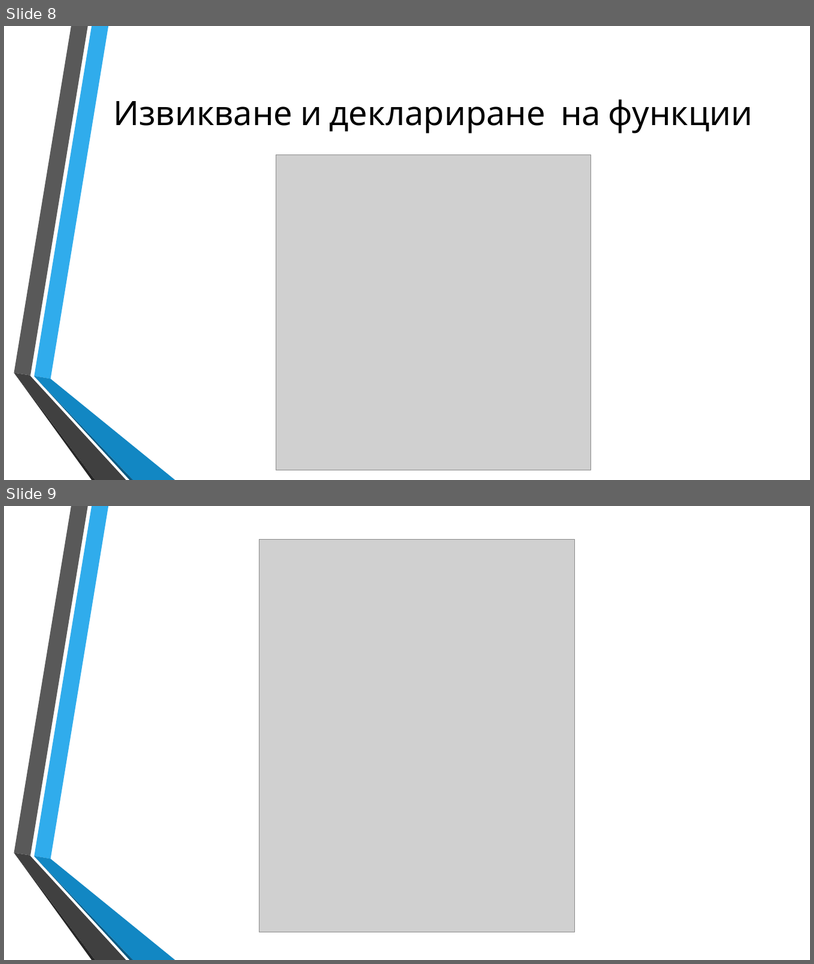
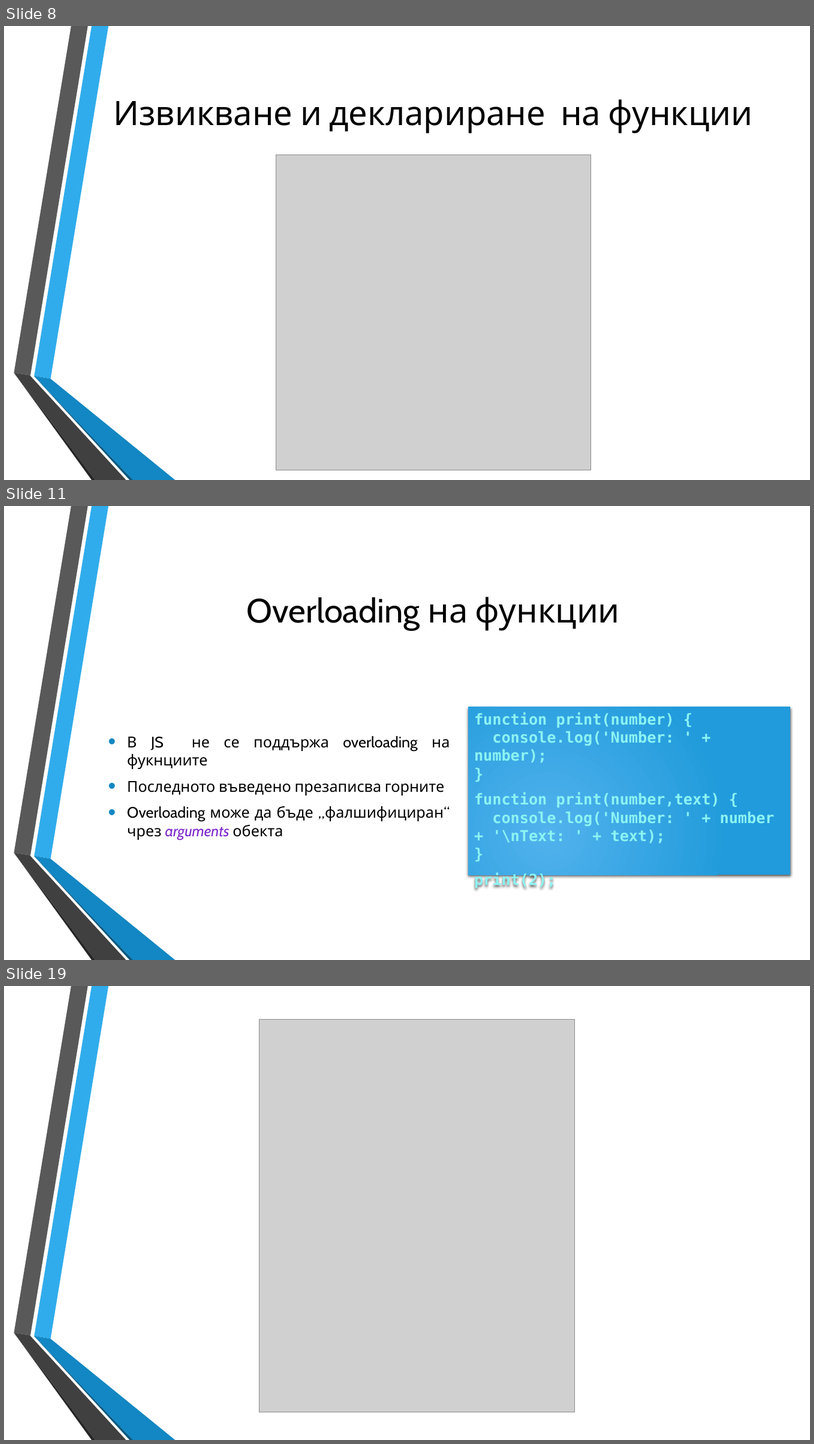
Before and after one commit to dnmitev/IT-Academy, a slide deck: JS Fundamentals/7.Functions/JS-Functions.pptx. Shown one above the other, each under a label of ours: slides 8 and 9 before the commit, slides 8, 11 and 19 after it; the slides between them are not shown. The pictures are 814x964 and 814x1444 pixels, drawn with LibreOffice and Linux fonts; fonts in the diff are those of the drawing; grey boxes stand for pictures; background and template pictures are left out. Boxes give left, top, right and bottom in pixels: in the first picture for what was removed or moved away, otherwise in the second. Text is boxed around its words. In the diff, an @@ line names an element or a change of style, - is before the commit and + after.

Commit message:
functions lecture is done

```diff
--- a/JS Fundamentals/7.Functions/JS-Functions.pptx
+++ b/JS Fundamentals/7.Functions/JS-Functions.pptx
@@ slide 11 added at (x1=4, y1=506, x2=810, y2=960), background picture (left out); not listed: 6 template elements that a slide beside it also shows @@
@@ title added at (x1=247, y1=597, x2=620, y2=631), 40 pt, text #000000 @@
+Overloading на функции
@@ rectangle added at (x1=468, y1=707, x2=791, y2=875), fill gradient #51B3ED to #219CDB, 18 pt, text #8CF4F2, bold @@
+function print(number) {
+console.log('Number: ' + number);
+}
+function print(number,text) {
+console.log('Number: ' + number + '\nText: ' + text);
+}
+print(2);
@@ text added at (x1=127, y1=736, x2=450, y2=840), 18 pt, text #000000 @@
+• В JS не се поддържа overloading на фукнциите
+• Последното въведено презаписва горните
+• Overloading може да бъде „фалшифициран“ чрез arguments обекта
@@ what was slide 9 is now slide 19 @@
```
Also in this commit, not shown: 1 slide changed, 9 other slides added, 6 other files.
